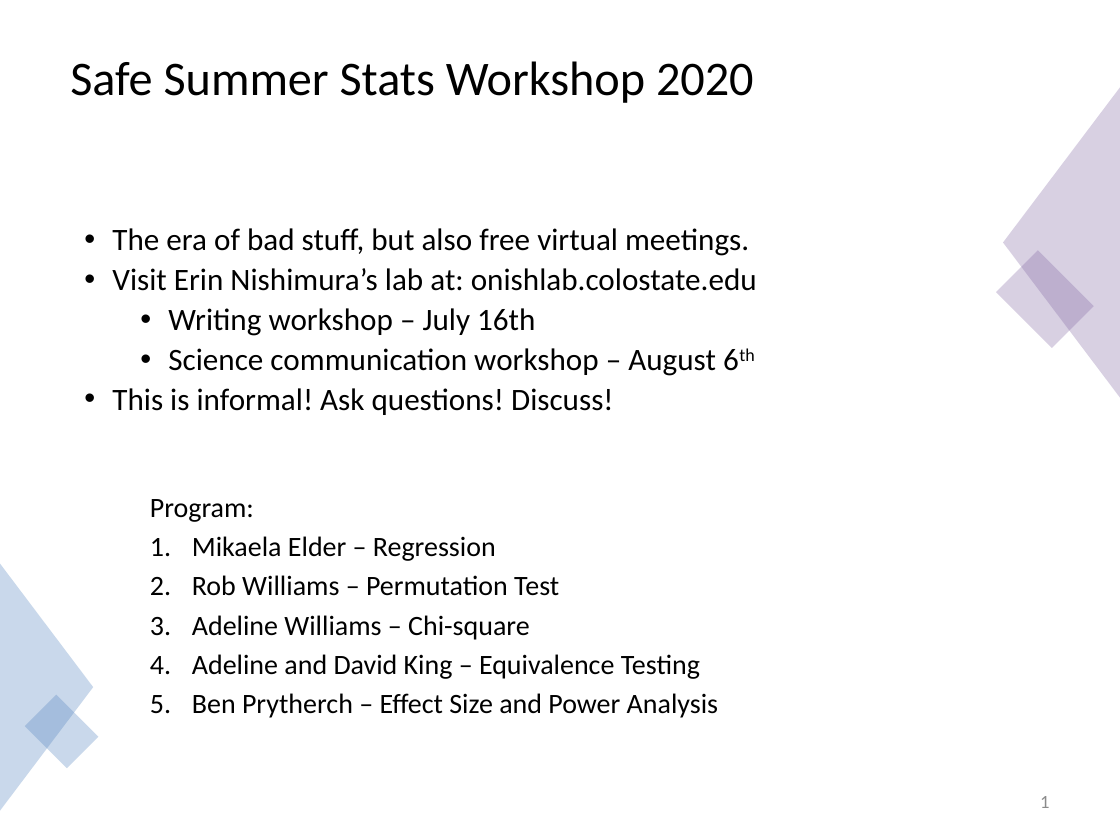
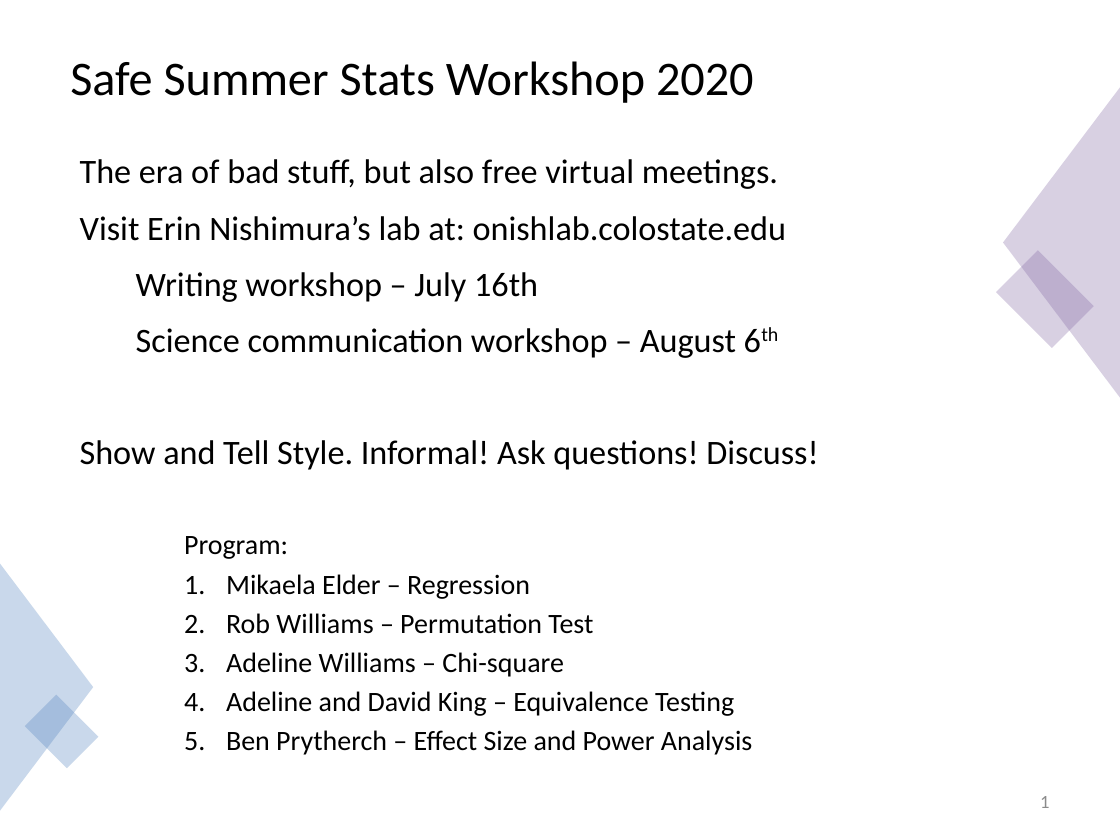
Before and after one commit to meekrob/stats_workshop_2020, a slide deck: slide 1 of adeline/Adeline_TOST_edit.pptx. Drawn at 1120x840 pixels with LibreOffice and Linux fonts; fonts in the diff are those of the drawing. Boxes give left, top, right and bottom in pixels: in the first picture for what was removed or moved away, otherwise in the second. Text is boxed around its words. In the diff, an @@ line names an element or a change of style, - is before the commit and + after.

```diff
--- a/adeline/Adeline_TOST_edit.pptx
+++ b/adeline/Adeline_TOST_edit.pptx
@@ text "The era of bad stuff, ...": place and size @@
-text "The era of bad stuff, ..." at (112,228,757,415)
+text "The era of bad stuff, ..." at (80,159,818,470)
@@ text at (80,159,786,358): size 20 to 22 pt in "The era of bad stuff, but also ...", "Visit Erin Nishimura’s lab at: onishlab.colostate.edu", "Writing workshop – July 16th", "Science communication workshop – August 6th"; bullet • to none; line spacing 0.9 to 1.2 @@
@@ text at (80,440,818,470): text changed; size 20 to 22 pt @@
-• This is informal! Ask questions! Discuss!
+Show and Tell Style. Informal! Ask questions! Discuss!
@@ text "Program:": place and size @@
-text "Program:" at (150,499,718,718)
+text "Program:" at (184,536,752,755)
```
Also in this commit, not shown: 6 other slides changed, 3 slides added, 2 slides removed.
